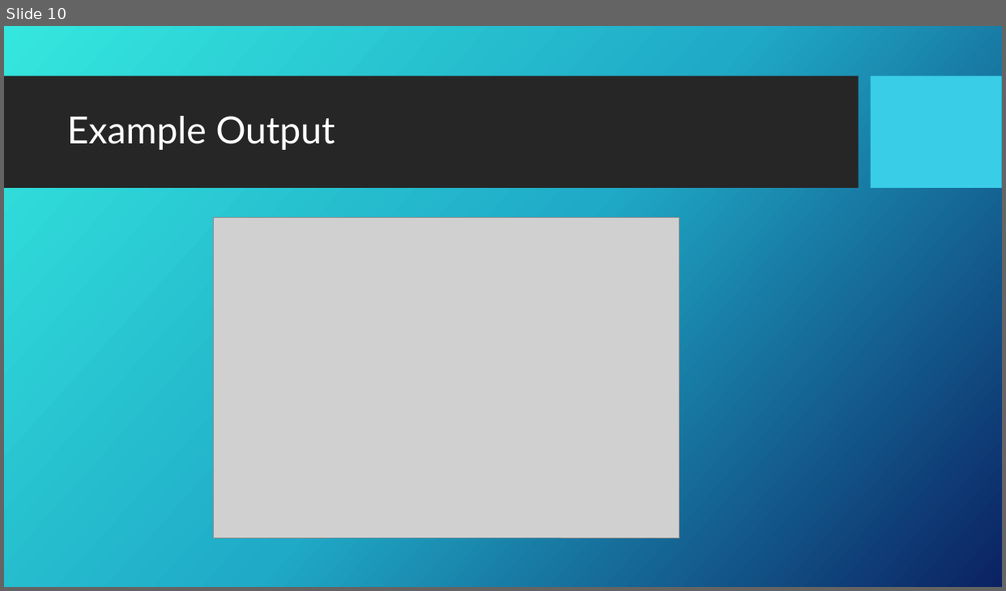
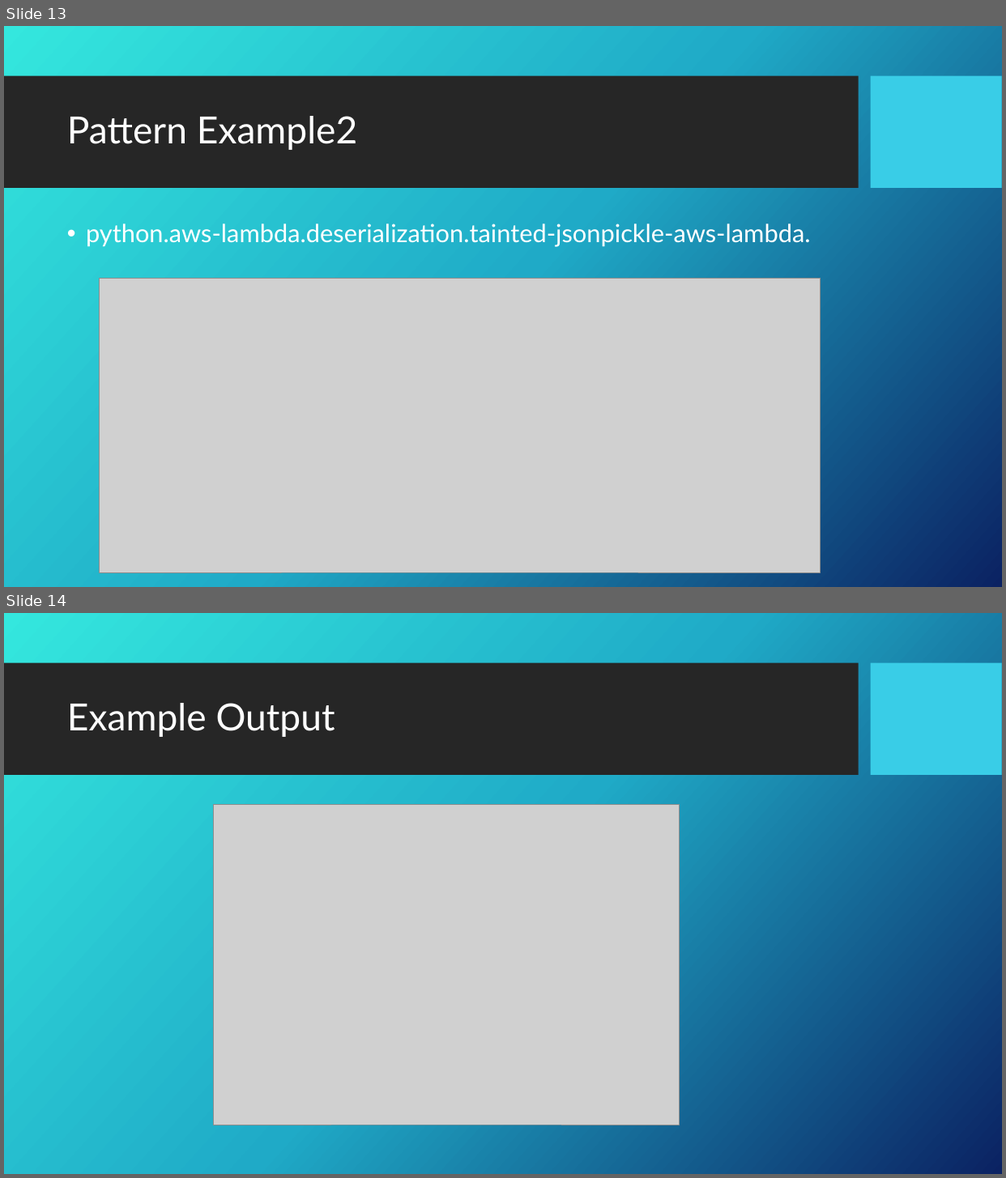
Before and after one commit to ajeesh875/pyShellSAST, a slide deck: SEMGREP.pptx. Shown one above the other, each under a label of ours: slide 10 before the commit, slides 13 and 14 after it. The pictures are 1006x591 and 1006x1178 pixels, drawn with LibreOffice and Linux fonts; fonts in the diff are those of the drawing; grey boxes stand for pictures; background and template pictures are left out. Boxes give left, top, right and bottom in pixels: in the first picture for what was removed or moved away, otherwise in the second. Text is boxed around its words. In the diff, an @@ line names an element or a change of style, - is before the commit and + after.

```diff
--- a/SEMGREP.pptx
+++ b/SEMGREP.pptx
@@ slide 13 added at [4, 26, 1002, 587], background picture (left out); not listed: 2 template elements that a slide beside it also shows @@
@@ title added at [67, 116, 358, 150], 36 pt, text #FFFFFF @@
+Pattern Example2
@@ text added at [86, 220, 811, 247], 24 pt, text #FFFFFF @@
+• python.aws-lambda.deserialization.tainted-jsonpickle-aws-lambda.
@@ picture added at [99, 278, 820, 574] @@
@@ what was slide 10 is now slide 14 @@
```
Also in this commit, not shown: 4 slides changed, 8 other slides added, 1 slide removed.
